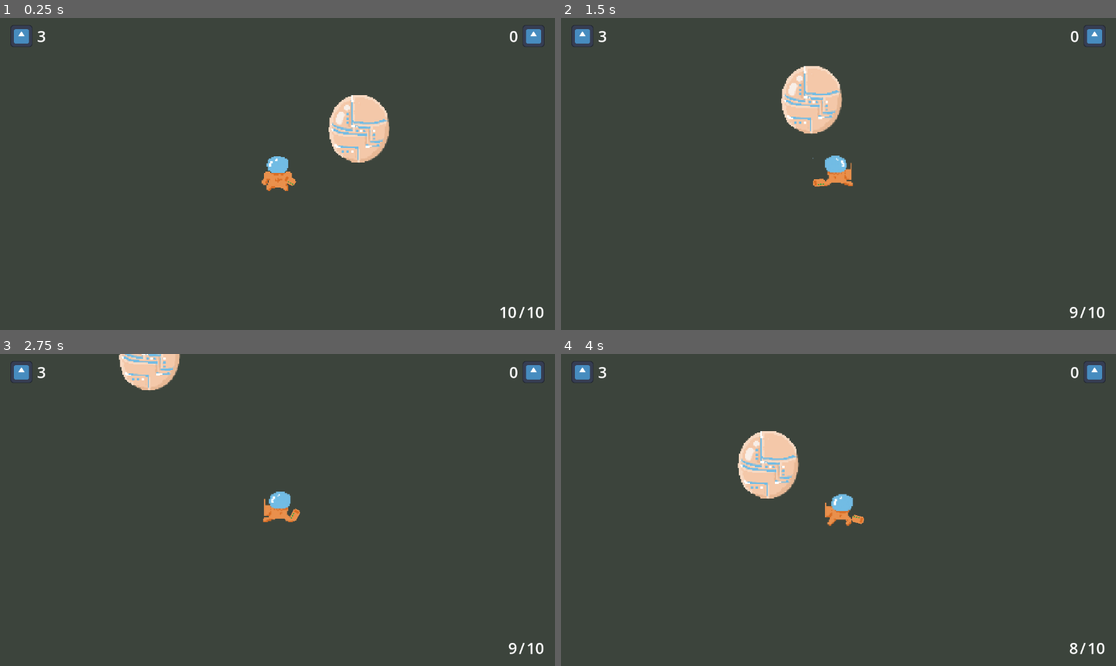
Above: before the commit, frames 1-4 (two rows, left to right).
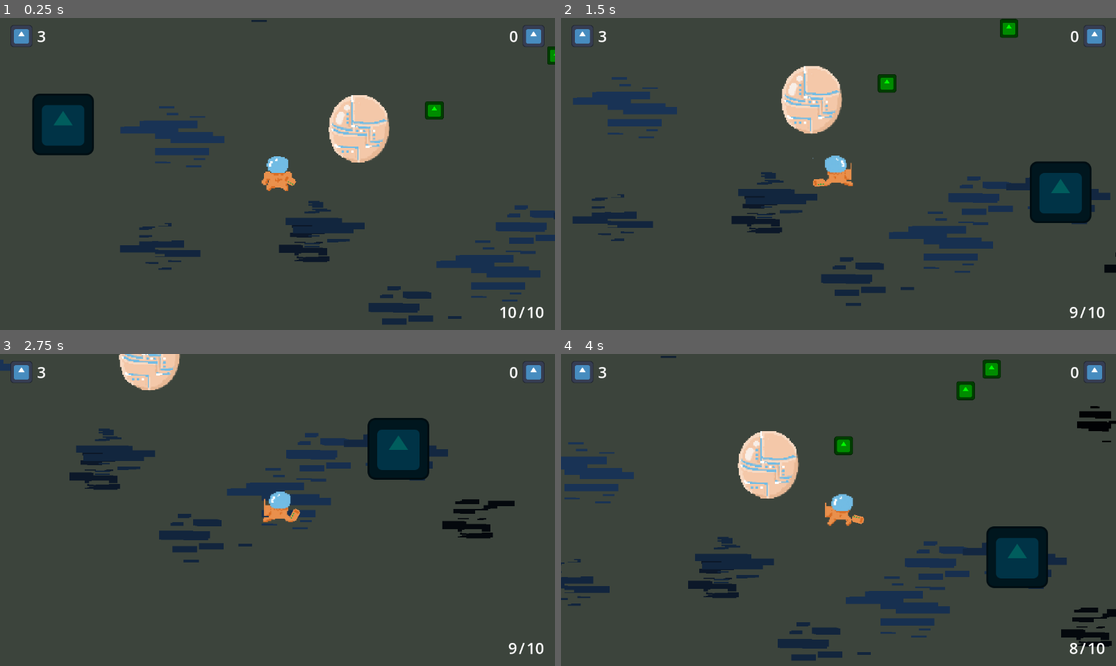
Above: after the commit, the same moments.

Repository: DeepRestGames/pirate-software-game-jam-17
Game: Godot game, scene res://Scenes/LittleMainGameScene.tscn
Same seed, same stepped clock (60 frames per second), same inputs: the game is played once before the commit and once after it. Before the commit the project starts from res://Scenes/MainGameScene.tscn. The engine's default icon, where the game draws it, is replaced by a stand-in: a white triangle on a blue panel in a dark square.
Inputs (mouse positions are in pixels of both pictures, inside the frame that each line leads up to):
- Up to frame 1 (0.25 s): no input
- Up to frame 2 (1.5 s): move the mouse to (960, 158) at 0.52 s; hold D (move_right) 0.53-1.28 s; hold P (drink_potion) 0.53-1.28 s; move the mouse to (727, 189) at 1.27 s; hold S (move_down) from 1.28 s (still down); click (727, 189) at 1.35 s
- Up to frame 3 (2.75 s): move the mouse to (333, 441) at 2.02 s; release S (move_down) at 2.03 s; hold D (move_right) from 2.03 s (still down); hold P (drink_potion) from 2.03 s (still down)
- Up to frame 4 (4 s): move the mouse to (810, 572) at 2.77 s; release D (move_right) at 2.78 s; release P (drink_potion) at 2.78 s; hold W (move_up) 2.78-3.53 s; click (810, 572) at 2.85 s; move the mouse to (1005, 556) at 3.52 s; hold A (move_left) from 3.53 s (still down); hold P (drink_potion) from 3.53 s (still down)

The runs differ from the first frame. In frame 1, 7.5% of the frame differs, in the area x 5-100%, y 0-99%; in frame 2, 8.0%; in frame 3, 6.2%; in frame 4, 8.6%, in the area x 0-100%, y 0-99%.

Commit message:
Smaller scene, nicer feel. Added powerup chip scene

Diff:
--- /dev/null
+++ b/if_onlyone_savemission/Scenes/Consumables/PowerupChip.tscn
@@ -0,0 +1,65 @@
+[gd_scene load_steps=7 format=3 uid="uid://cgo3xoagvh2r8"]
+
+[ext_resource type="Script" uid="uid://cbpa12ns57mpb" path="res://Scripts/Consumables/PowerupChip.gd" id="1_hwcy7"]
+[ext_resource type="Texture2D" uid="uid://cv8hmxb7wdyar" path="res://icon.svg" id="2_4xjb0"]
+
+[sub_resource type="CircleShape2D" id="CircleShape2D_56pls"]
+radius = 25.0
+
+[sub_resource type="Animation" id="Animation_i01tv"]
+length = 0.001
+tracks/0/type = "value"
+tracks/0/imported = false
+tracks/0/enabled = true
+tracks/0/path = NodePath("Sprite2D:position")
+tracks/0/interp = 1
+tracks/0/loop_wrap = true
+tracks/0/keys = {
+"times": PackedFloat32Array(0),
+"transitions": PackedFloat32Array(1),
+"update": 0,
+"values": [Vector2(0, 0)]
+}
+
+[sub_resource type="Animation" id="Animation_56pls"]
+resource_name = "hover"
+length = 2.0
+loop_mode = 1
+tracks/0/type = "value"
+tracks/0/imported = false
+tracks/0/enabled = true
+tracks/0/path = NodePath("Sprite2D:position")
+tracks/0/interp = 2
+tracks/0/loop_wrap = true
+tracks/0/keys = {
+"times": PackedFloat32Array(0, 1, 2),
+"transitions": PackedFloat32Array(1, 1, 1),
+"update": 0,
+"values": [Vector2(0, 0), Vector2(0, 10), Vector2(0, 0)]
+}
+
+[sub_resource type="AnimationLibrary" id="AnimationLibrary_gmi6t"]
+_data = {
+&"RESET": SubResource("Animation_i01tv"),
+&"hover": SubResource("Animation_56pls")
+}
+
+[node name="PowerupChip" type="Area2D"]
+collision_layer = 0
+monitorable = false
+script = ExtResource("1_hwcy7")
+
+[node name="CollisionShape2D" type="CollisionShape2D" parent="."]
+shape = SubResource("CircleShape2D_56pls")
+
+[node name="Sprite2D" type="Sprite2D" parent="."]
+modulate = Color(0.328098, 0.328098, 0.328098, 1)
+scale = Vector2(0.3, 0.3)
+texture = ExtResource("2_4xjb0")
+
+[node name="AnimationPlayer" type="AnimationPlayer" parent="."]
+libraries = {
+&"": SubResource("AnimationLibrary_gmi6t")
+}
+
+[connection signal="body_entered" from="." to="." method="_on_body_entered"]
--- a/if_onlyone_savemission/Scenes/LittleMainGameScene.tscn
+++ b/if_onlyone_savemission/Scenes/LittleMainGameScene.tscn
@@ -27,11 +27,10 @@
 
 [node name="GroundSprite" type="Sprite2D" parent="GroundFeatures"]
 modulate = Color(0.235294, 0.266667, 0.235294, 1)
-scale = Vector2(400, 400)
+scale = Vector2(100, 100)
 texture = ExtResource("1_aisys")
 
 [node name="NavigationRegion2D" type="NavigationRegion2D" parent="."]
-visible = false
 navigation_polygon = SubResource("NavigationPolygon_cp132")
 
 [node name="Enemies" type="Node2D" parent="."]
@@ -59,3 +58,5 @@
 [node name="ExpeditionGenerator" type="Node2D" parent="."]
 script = ExtResource("7_nlbeb")
 environmental_obstacles = Array[PackedScene]([ExtResource("8_vyipi"), ExtResource("9_vx5l4")])
+
+[node name="SpareConsumables" type="Node2D" parent="ExpeditionGenerator"]
--- /dev/null
+++ b/if_onlyone_savemission/Scripts/Consumables/PowerupChip.gd
@@ -0,0 +1,14 @@
+extends Area2D
+
+
+@onready var animation_player = $AnimationPlayer
+
+
+func _ready() -> void:
+	animation_player.play("hover")
+
+
+func _on_body_entered(body: Node2D) -> void:
+	if body.is_in_group("Player"):
+		EventBus.emit_signal("add_powerup_chip", 1)
+		queue_free()
--- a/if_onlyone_savemission/Scripts/GameManagement/EventBus.gd
+++ b/if_onlyone_savemission/Scripts/GameManagement/EventBus.gd
@@ -51,6 +51,11 @@
 @warning_ignore("unused_signal")
 signal remove_fabricator_material(value)
 
+@warning_ignore("unused_signal")
+signal add_powerup_chip(value)
+
+@warning_ignore("unused_signal")
+signal remove_powerup_chip(value)
 
 
 # Interactables
--- a/if_onlyone_savemission/Scripts/GameManagement/ExpeditionGenerator.gd
+++ b/if_onlyone_savemission/Scripts/GameManagement/ExpeditionGenerator.gd
@@ -2,30 +2,44 @@
 
 
 var map_size: Vector2
+@onready var ground_sprite = $"../GroundFeatures/GroundSprite"
 const origin = Vector2.ZERO
 
 # Environmental obstacles
 @onready var navigation_region = $"../NavigationRegion2D"
 @export var environmental_obstacles: Array[PackedScene]
-const min_number_environmental_obstacles = 1000
-const max_number_environmental_obstacles = 5000
+const min_number_environmental_obstacles = 50
+const max_number_environmental_obstacles = 200
 
 # Enemies
 @onready var enemies_parent = $"../Enemies"
 var enemy_spawner_scene = preload("res://Scenes/Enemies/EnemySpawnPoint.tscn")
-const min_number_enemy_spawners = 2500
-const max_number_enemy_spawners = 4000
+const min_number_enemy_spawners = 5
+const max_number_enemy_spawners = 30
 
 # Ground features
 @onready var ground_features_parent = $"../GroundFeatures"
 var ground_tiles_texture = preload("res://Assets/Sprites/GroundTexture.png")
-const min_number_ground_tiles = 20000
-const max_number_ground_tiles = 30000
+const min_number_ground_tiles = 500
+const max_number_ground_tiles = 1000
+
+# Spare consumables
+@onready var spare_consumables_parent = $SpareConsumables
+var fabricator_material_scene = preload("res://Scenes/Consumables/FabricatorMaterial.tscn")
+const min_number_fabricator_material = 50
+const max_number_fabricator_material = 200
+var powerup_chip_scene = preload("res://Scenes/Consumables/PowerupChip.tscn")
+const min_number_powerup_chips = 5
+const max_number_powerup_chips = 10
 
 
 func _ready() -> void:
 	navigation_region.connect("bake_finished", on_navigation_region_bake_finished)
-	map_size = Vector2(50000, 50000)
+
+	var map_size_x = (ground_sprite.texture.get_width() * ground_sprite.scale.x) / 2
+	var map_size_y = (ground_sprite.texture.get_height() * ground_sprite.scale.y) / 2
+	map_size = Vector2(map_size_x, map_size_y)
+
 	generate_new_expedition()
 
 
@@ -33,6 +47,7 @@
 	position_environmental_obstacles()
 	position_enemy_spawners()
 	position_ground_tiles()
+	position_spare_consumables()
 
 
 func position_environmental_obstacles() -> void:
@@ -95,3 +110,32 @@
 
 	tile_sprite.global_position = result_vector
 	ground_features_parent.add_child(tile_sprite)
+
+
+func position_spare_consumables() -> void:
+	position_fabricator_material()
+	position_powerup_chip()
+
+
+func position_fabricator_material() -> void:
+	var fabricator_material_number = randi_range(min_number_fabricator_material, max_number_fabricator_material)
+
+	for i in fabricator_material_number:
+		var x_coordinate = randf_range(-map_size.x, map_size.x)
+		var y_coordinate = randf_range(-map_size.y, map_size.y)
+
+		var fabricator_material_instance = fabricator_material_scene.instantiate()
+		fabricator_material_instance.global_position = Vector2(x_coordinate, y_coordinate)
+		spare_consumables_parent.add_child(fabricator_material_instance)
+
+
+func position_powerup_chip() -> void:
+	var powerup_chip_number = randi_range(min_number_powerup_chips, max_number_powerup_chips)
+
+	for i in powerup_chip_number:
+		var x_coordinate = randf_range(-map_size.x, map_size.x)
+		var y_coordinate = randf_range(-map_size.y, map_size.y)
+
+		var powerup_chip_instance = powerup_chip_scene.instantiate()
+		powerup_chip_instance.global_position = Vector2(x_coordinate, y_coordinate)
+		spare_consumables_parent.add_child(powerup_chip_instance)
--- a/if_onlyone_savemission/project.godot
+++ b/if_onlyone_savemission/project.godot
@@ -11,7 +11,7 @@
 [application]
 
 config/name="if_onlyOne_saveMission"
-run/main_scene="uid://c45w2d26ukahn"
+run/main_scene="uid://bgw3vnrt1kuhu"
 config/features=PackedStringArray("4.4", "GL Compatibility")
 config/icon="res://icon.svg"
 
Not shown, added: if_onlyone_savemission/Scripts/Consumables/PowerupChip.gd.uid
